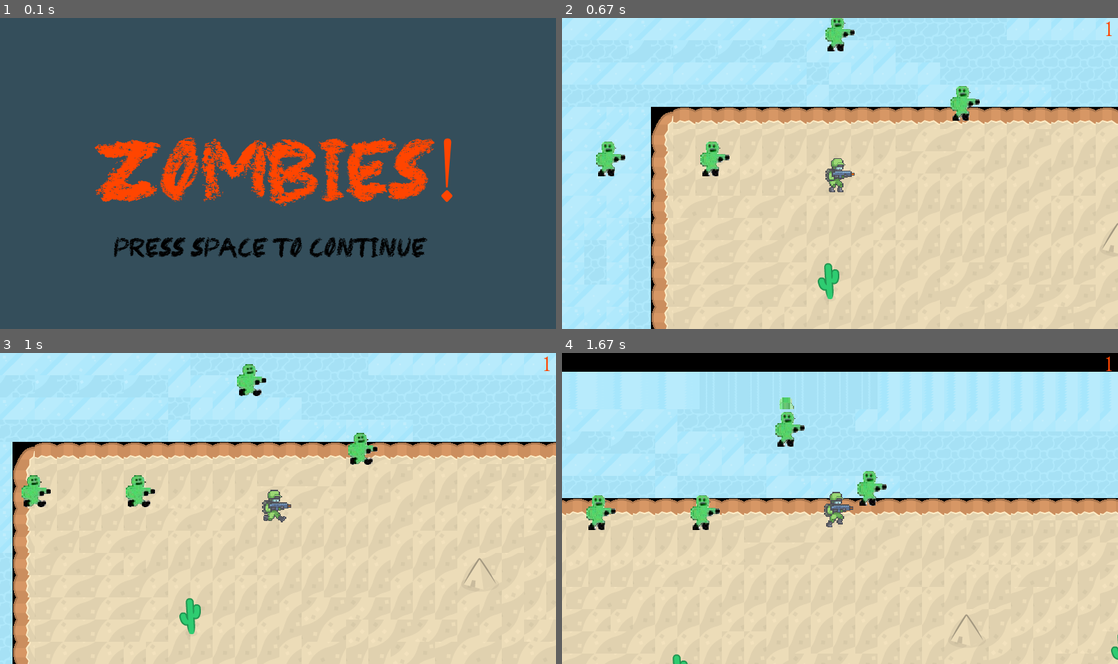
Above: before the commit, frames 1-4 (two rows, left to right).
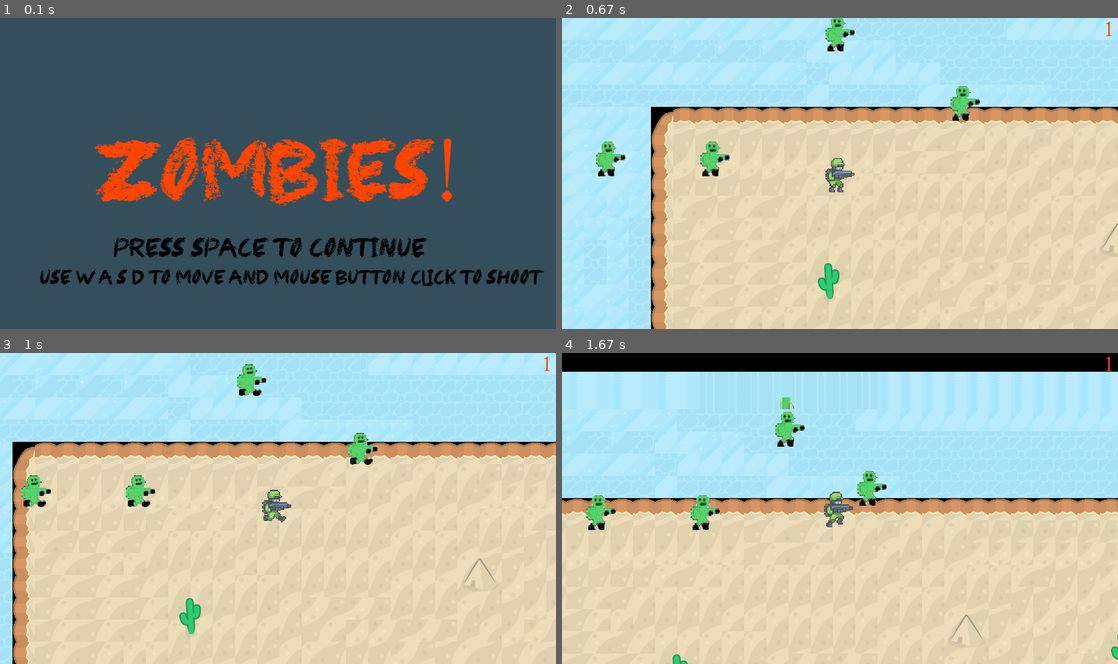
Above: after the commit, the same moments.

Repository: seamus738/zombie
Game: pygame game, started from menu.py
Two runs of this game, one before a commit and one after it. Both use one fixed random seed, a clock stepped at 60 frames per second and the inputs below.
Inputs:
- Up to frame 1 (0.1 s): no input
- Up to frame 2 (0.67 s): tap Space at 0.33 s
- Up to frame 3 (1 s): hold D from 0.67 s (still down)
- Up to frame 4 (1.67 s): release D at 1.13 s; hold W 1.17-1.47 s; hold D from 1.5 s (still down)

The runs differ from the first frame. In frame 1, 2.0% of the frame differs, in the area x 7-98%, y 80-87%; in frame 2, nothing differs; in frame 3, nothing differs; in frame 4, nothing differs.

Commit message:
cleaning code
deleted unnecessary photos. Tried to add background music but it didnt work

Diff:
--- a/fighter.py
+++ b/fighter.py
@@ -165,17 +165,19 @@
 
     sound_file = pygame.mixer.Sound('assets/images/Mitch.wav')
     emma_file = pygame.mixer.Sound('assets/images/emma (1).wav')
+    horror_file= pygame.mixer.Sound('assets/images/horror.wav')
 
     def collide():
-        if pygame.sprite.spritecollide(player, zombie_group, False):
-            if player.alive:
-                player.health -= 100
-
-        for zombie in zombie_group:
-            if pygame.sprite.spritecollide(zombie, bullet_group, True):
-                sound_file.play()
+            for zombie in zombie_group:
                 if zombie.alive:
-                    zombie.health -= 100
+                    if pygame.sprite.spritecollide(zombie, bullet_group, True):
+                        sound_file.play()
+                        zombie.health -= 100
+            for zombie in zombie_group:
+                collided_zombies = pygame.sprite.spritecollide(player, zombie_group, False)
+                for cz in collided_zombies:
+                    if cz.alive and player.alive:
+                            player.health -= 100
 
     camera_offset = pygame.Vector2(0, 0)
 
@@ -228,7 +230,7 @@
     def next_level():
         global current_level
         current_level += 1
-        num_zombies = min(current_level * 10, max_zombies_per_level)
+        num_zombies = min(current_level * 8, max_zombies_per_level)
         generate_zombies(num_zombies)
 
     run = True
@@ -239,7 +241,6 @@
     moving_down = False
     while run:
         clock.tick(FPS)
-
         # draw_bg()
         camera()
         # player.draw()
--- a/menu.py
+++ b/menu.py
@@ -1,6 +1,6 @@
 
 from fighter import *
-
+import sys
 
 pygame.init()
 
@@ -10,31 +10,34 @@
 pygame.display.set_caption('Zombie')
 game_font=pygame.font.Font('assets/fonts/Black_Crayon.ttf', 128)
 second_game_font=pygame.font.Font('assets/fonts/Black_Crayon.ttf', 40)
+instructions_game_font=pygame.font.Font('assets/fonts/Black_Crayon.ttf', 30)
 
 
 
-first_screen=False
-Second_Screen = True
-while Second_Screen:
+
+Menu_Screen = True
+end_screen=True
+while Menu_Screen:
     screen.fill((52, 78, 91))
     text = game_font.render("Zombies!", True, (255, 69, 0))
     subtext = second_game_font.render("Press space to continue", True, (0, 0, 0))
+    instructions=instructions_game_font.render('Use W A S D to move and mouse button click to shoot', True, (0,0,0))
     screen.blit(text, (SCREEN_WIDTH // 2 - text.get_width() // 2, SCREEN_HEIGHT // 2 - text.get_height() // 2))
     screen.blit(subtext, (SCREEN_WIDTH // 2 - .9*text.get_width() // 2, SCREEN_HEIGHT // 2 + 1.3 * text.get_height() // 2))
+    screen.blit(instructions,(SCREEN_WIDTH // 2 - 1.3 * text.get_width() // 2, SCREEN_HEIGHT // 2 + 2 * text.get_height() // 2))
     pygame.display.flip()
 
 
     for event in pygame.event.get():
         if event.type == pygame.KEYDOWN:
             if event.key == pygame.K_SPACE:
-                Second_Screen = False
-                first_screen=True
+                Menu_Screen = False
+
         if event.type == pygame.QUIT:
-            first_screen = False
-            Second_Screen = False
-            run = False
+            Menu_screen = False
+            sys.exit()
 
-while first_screen:
-    game_screen()
+game_screen()
+
 
 pygame.quit()
Binary file removed: assets/images/dungeonFloor1.png
Binary file removed: assets/images/dungeonFloor2.png
Binary file removed: assets/images/dungeonFloor3.png
Binary file removed: assets/images/dungeonFloor4.png
Binary file removed: assets/images/fish.gif
Not shown, removed: assets/images/emma (1).m4a
Not shown, added: assets/images/horror.wav
